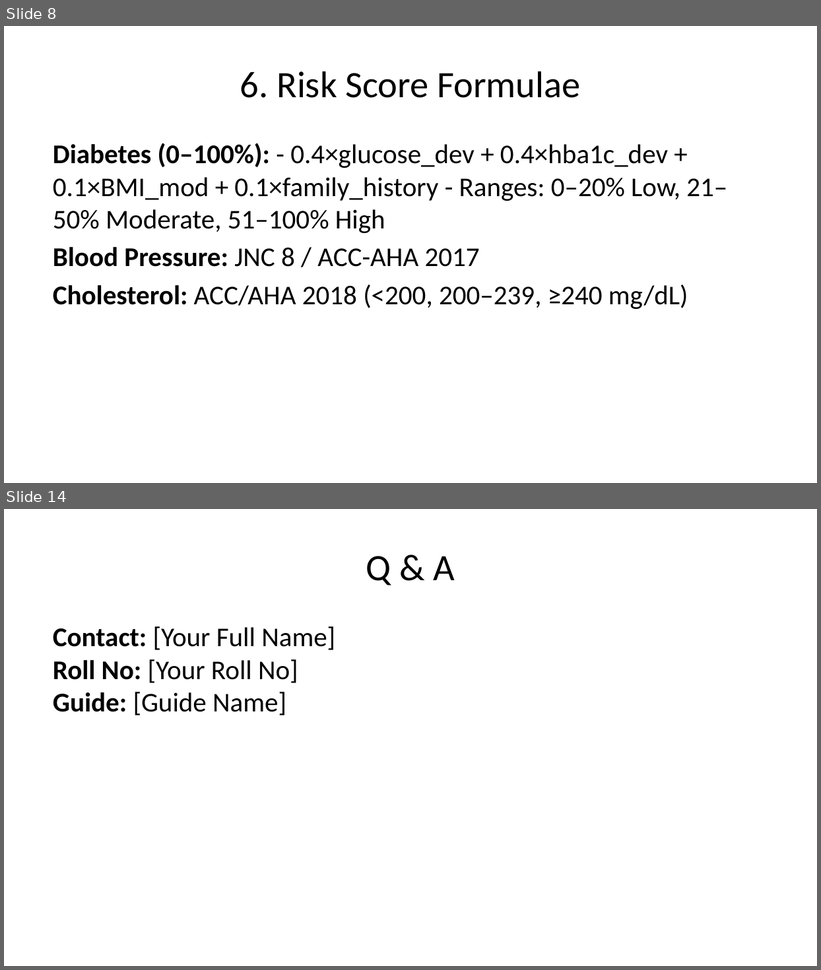
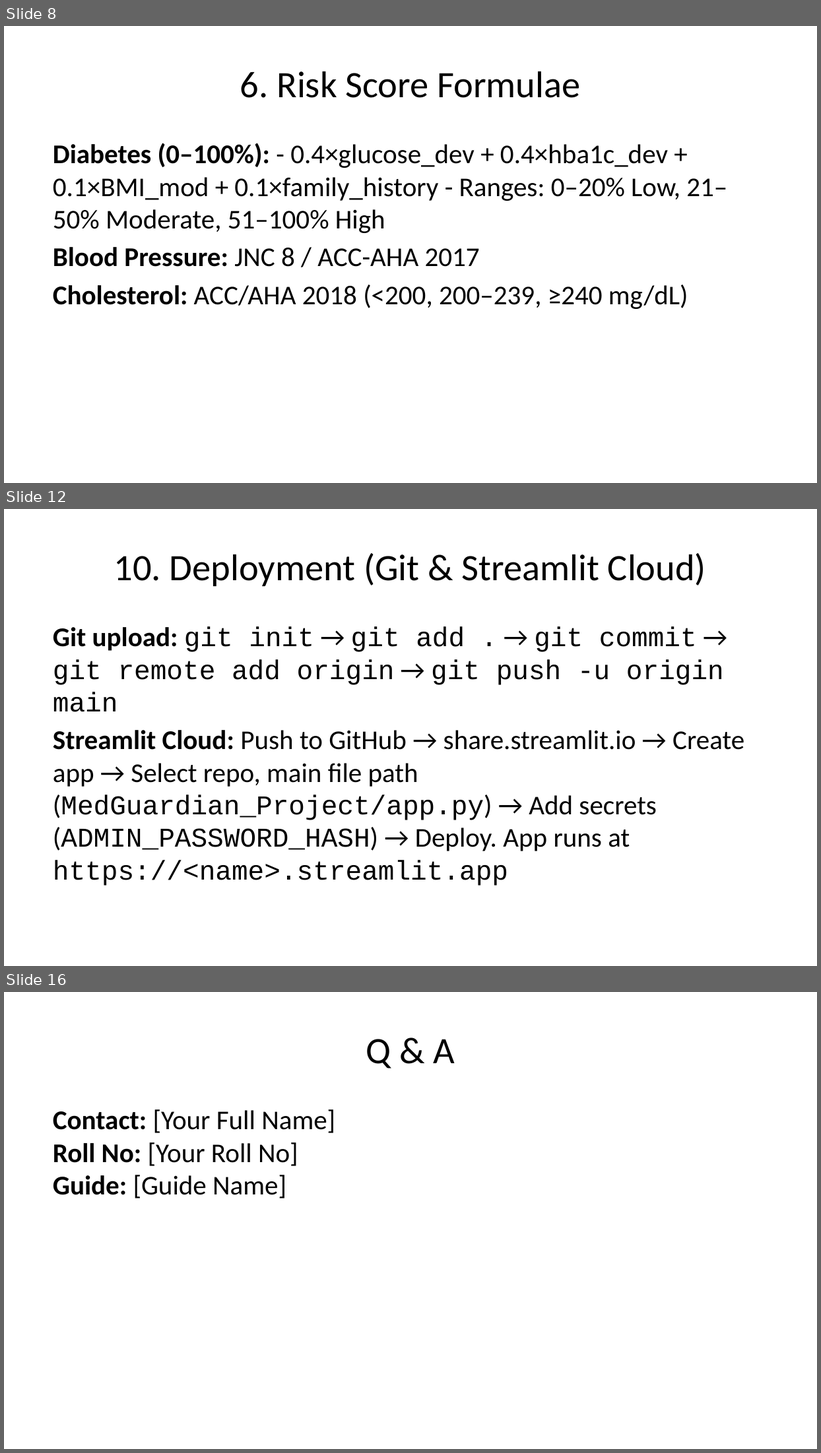
Before and after one commit to itsmehari/MedGuardian, a slide deck: MedGuardian_Presentation.pptx. Shown one above the other, each under a label of ours: slides 8 and 14 before the commit, slides 8, 12 and 16 after it; the slides between them are not shown. The pictures are 821x970 and 821x1453 pixels, drawn with LibreOffice and Linux fonts; fonts in the diff are those of the drawing. Boxes give left, top, right and bottom in pixels: in the first picture for what was removed or moved away, otherwise in the second. Text is boxed around its words. In the diff, an @@ line names an element or a change of style, - is before the commit and + after.

```diff
--- a/MedGuardian_Presentation.pptx
+++ b/MedGuardian_Presentation.pptx
@@ slide 12 added at (4,509,817,966), background #FFFFFF @@
@@ title added at (114,553,706,586), 33 pt, text #000000 @@
+10. Deployment (Git & Streamlit Cloud)
@@ text added at (53,627,745,886), 24 pt, text #000000 @@
+Git upload: git init → git add . → git commit → git remote add origin → git push -u origin main
+Streamlit Cloud: Push to GitHub → share.streamlit.io → Create app → Select repo, main file path (MedGuardian_Project/app.py) → Add secrets (ADMIN_PASSWORD_HASH) → Deploy. App runs at https://<name>.streamlit.app
@@ what was slide 14 is now slide 16 @@
```
Also in this commit, not shown: 9 slides changed, 1 other slide added, 4 other files.
